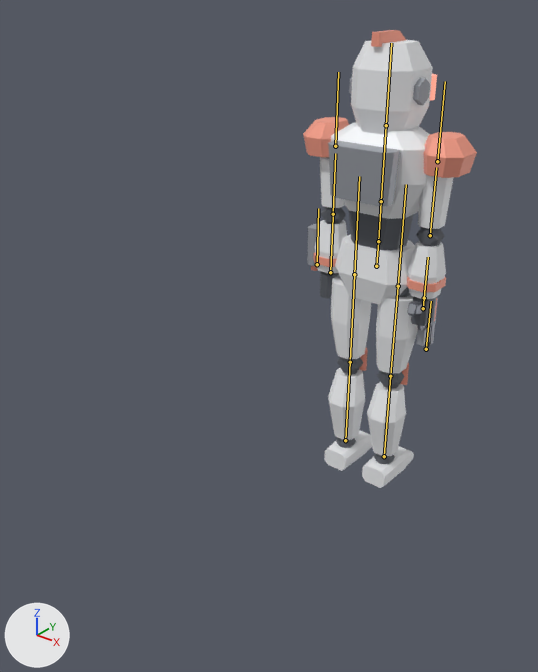
A saved change to the glTF model game/player/robot/vanguard.glb.
Camera for both pictures: a camera (50 mm lens) standing at (1.4, -2.43, 1.99) and looking at (-0.11, -0.54, 0.83). The axes (+X, +Y, +Z) are drawn at lower left. The lights are the same throughout. The picture after the commit comes second. The bones that change, and the others that lie on the model, are drawn over the model as lines.

Names of what the first picture shows: 'Vanguard'.
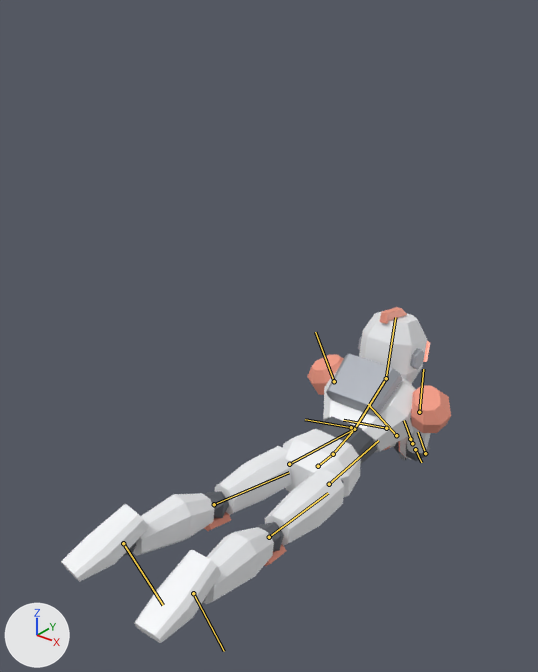
The newer file adds an action. The first version stands in its rest pose; the second is drawn at frame 14 of the action 'belly_slide'.

Patch to the scene script:
```diff
--- a/game/player/robot/vanguard.glb.py
+++ b/game/player/robot/vanguard.glb.py
@@ bone_hips @@
 bone_hips = bpy.data.objects['Armature'].pose.bones['hips']  # child of 'root'
-bone_hips.location = (0.0, 0.0, 0.0)
-bone_hips.rotation_quaternion = (1.0, 0.0, 0.0, 0.0)  # degrees (0, 0, 0)
+bone_hips.location = (0.0, -0.754, 0.36)
+bone_hips.rotation_quaternion = (0.731, -0.682, -0.015, -0.016)  # degrees (-86, -2, 0)
@@ bone_spine @@
 bone_spine = bpy.data.objects['Armature'].pose.bones['spine']  # child of 'hips'
-bone_spine.rotation_quaternion = (1.0, 0.0, 0.0, 0.0)  # degrees (0, 0, 0)
+bone_spine.rotation_quaternion = (0.994, 0.105, -0.001, 0.011)  # degrees (12, 0, 1)
@@ bone_chest @@
 bone_chest = bpy.data.objects['Armature'].pose.bones['chest']  # child of 'spine'
-bone_chest.rotation_quaternion = (1.0, 0.0, 0.0, 0.0)  # degrees (0, 0, 0)
+bone_chest.rotation_quaternion = (0.992, 0.122, -0.001, 0.011)  # degrees (14, 0, 1)
@@ bone_head @@
 bone_head = bpy.data.objects['Armature'].pose.bones['head']  # child of 'chest'
-bone_head.rotation_quaternion = (1.0, 0.0, 0.0, 0.0)  # degrees (0, 0, 0)
+bone_head.rotation_quaternion = (0.906, 0.423, 0.0, 0.0)  # degrees (50, 0, 0)
@@ bone_upper_arm_l @@
 bone_upper_arm_l = bpy.data.objects['Armature'].pose.bones['upper_arm_l']  # child of 'chest'
-bone_upper_arm_l.rotation_quaternion = (1.0, 0.0, 0.0, 0.0)  # degrees (0, 0, 0)
+bone_upper_arm_l.rotation_quaternion = (0.739, 0.603, -0.287, -0.089)  # degrees (84, -18, -30)
@@ bone_forearm_l @@
 bone_forearm_l = bpy.data.objects['Armature'].pose.bones['forearm_l']  # child of 'upper_arm_l'
-bone_forearm_l.rotation_quaternion = (1.0, 0.0, 0.0, 0.0)  # degrees (0, 0, 0)
+bone_forearm_l.rotation_quaternion = (0.905, 0.426, 0.0, 0.0)  # degrees (50, 0, 0)
@@ bone_hand_l @@
 bone_hand_l = bpy.data.objects['Armature'].pose.bones['hand_l']  # child of 'forearm_l'
-bone_hand_l.rotation_quaternion = (1.0, 0.0, 0.0, 0.0)  # degrees (0, 0, 0)
+bone_hand_l.rotation_quaternion = (0.93, -0.271, 0.245, -0.04)  # degrees (-36, 26, -13)
@@ bone_upper_arm_r @@
 bone_upper_arm_r = bpy.data.objects['Armature'].pose.bones['upper_arm_r']  # child of 'chest'
-bone_upper_arm_r.rotation_quaternion = (1.0, 0.0, 0.0, 0.0)  # degrees (0, 0, 0)
+bone_upper_arm_r.rotation_quaternion = (0.723, 0.625, 0.268, 0.119)  # degrees (86, 14, 32)
@@ bone_forearm_r @@
 bone_forearm_r = bpy.data.objects['Armature'].pose.bones['forearm_r']  # child of 'upper_arm_r'
-bone_forearm_r.rotation_quaternion = (1.0, 0.0, 0.0, 0.0)  # degrees (0, 0, 0)
+bone_forearm_r.rotation_quaternion = (0.917, 0.399, 0.0, 0.0)  # degrees (47, 0, 0)
@@ bone_hand_r @@
 bone_hand_r = bpy.data.objects['Armature'].pose.bones['hand_r']  # child of 'forearm_r'
-bone_hand_r.rotation_quaternion = (1.0, 0.0, 0.0, 0.0)  # degrees (0, 0, 0)
+bone_hand_r.rotation_quaternion = (0.902, -0.317, -0.209, 0.206)  # degrees (-43, -14, 31)
@@ bone_thigh_l @@
 bone_thigh_l = bpy.data.objects['Armature'].pose.bones['thigh_l']  # child of 'hips'
-bone_thigh_l.rotation_quaternion = (1.0, 0.0, 0.0, 0.0)  # degrees (0, 0, 0)
+bone_thigh_l.rotation_quaternion = (0.998, -0.052, -0.002, -0.044)  # degrees (-6, -1, -5)
@@ bone_shin_l @@
 bone_shin_l = bpy.data.objects['Armature'].pose.bones['shin_l']  # child of 'thigh_l'
-bone_shin_l.rotation_quaternion = (1.0, 0.0, 0.0, 0.0)  # degrees (0, 0, 0)
+bone_shin_l.rotation_quaternion = (0.999, -0.052, 0.0, 0.0)  # degrees (-6, 0, 0)
@@ bone_foot_l @@
 bone_foot_l = bpy.data.objects['Armature'].pose.bones['foot_l']  # child of 'shin_l'
-bone_foot_l.rotation_quaternion = (1.0, 0.0, 0.0, 0.0)  # degrees (0, 0, 0)
+bone_foot_l.rotation_quaternion = (0.857, -0.515, 0.0, 0.0)  # degrees (-62, 0, 0)
@@ bone_thigh_r @@
 bone_thigh_r = bpy.data.objects['Armature'].pose.bones['thigh_r']  # child of 'hips'
-bone_thigh_r.rotation_quaternion = (1.0, 0.0, 0.0, 0.0)  # degrees (0, 0, 0)
+bone_thigh_r.rotation_quaternion = (0.998, -0.052, 0.002, 0.044)  # degrees (-6, 1, 5)
@@ bone_shin_r @@
 bone_shin_r = bpy.data.objects['Armature'].pose.bones['shin_r']  # child of 'thigh_r'
-bone_shin_r.rotation_quaternion = (1.0, 0.0, 0.0, 0.0)  # degrees (0, 0, 0)
+bone_shin_r.rotation_quaternion = (0.999, -0.052, 0.0, 0.0)  # degrees (-6, 0, 0)
@@ bone_foot_r @@
 bone_foot_r = bpy.data.objects['Armature'].pose.bones['foot_r']  # child of 'shin_r'
-bone_foot_r.rotation_quaternion = (1.0, 0.0, 0.0, 0.0)  # degrees (0, 0, 0)
+bone_foot_r.rotation_quaternion = (0.857, -0.515, 0.0, 0.0)  # degrees (-62, 0, 0)
```

Where the change shows, as pixel boxes (x1, y1, x2, y2) in the pictures (538 x 672 px):
'Vanguard', posed (123% wider, 27% shorter): before (303, 30, 477, 488); after (61, 307, 451, 643)
bone 'hips', root to tip: before (376, 266) to (378, 241); after (318, 466) to (333, 454)
bone 'spine', root to tip: before (378, 241) to (381, 201); after (333, 454) to (354, 429)
bone 'chest', root to tip: before (381, 201) to (386, 125); after (354, 429) to (386, 378)
bone 'head', root to tip: before (386, 125) to (391, 43); after (386, 378) to (395, 317)
bone 'upper_arm_l', root to tip: before (335, 146) to (338, 72); after (334, 381) to (315, 332)
bone 'forearm_l', root to tip: before (333, 214) to (335, 153); after (351, 427) to (305, 419)
bone 'hand_l', root to tip: before (330, 272) to (333, 216); after (396, 435) to (368, 404)
bone 'upper_arm_r', root to tip: before (437, 161) to (445, 81); after (419, 412) to (423, 369)
bone 'forearm_r', root to tip: before (430, 235) to (436, 167); after (415, 449) to (421, 462)
bone 'hand_r', root to tip: before (424, 298) to (425, 287); after (410, 439) to (409, 434)
bone 'thigh_l', root to tip: before (354, 274) to (359, 176); after (289, 464) to (353, 429)
bone 'shin_l', root to tip: before (350, 362) to (354, 274); after (214, 504) to (289, 472)
bone 'foot_l', root to tip: before (345, 440) to (350, 362); after (123, 543) to (163, 605)
bone 'thigh_r', root to tip: before (398, 286) to (406, 184); after (329, 484) to (378, 440)
bone 'shin_r', root to tip: before (390, 376) to (398, 286); after (269, 537) to (328, 493)
bone 'foot_r', root to tip: before (384, 456) to (390, 376); after (193, 593) to (224, 651)
